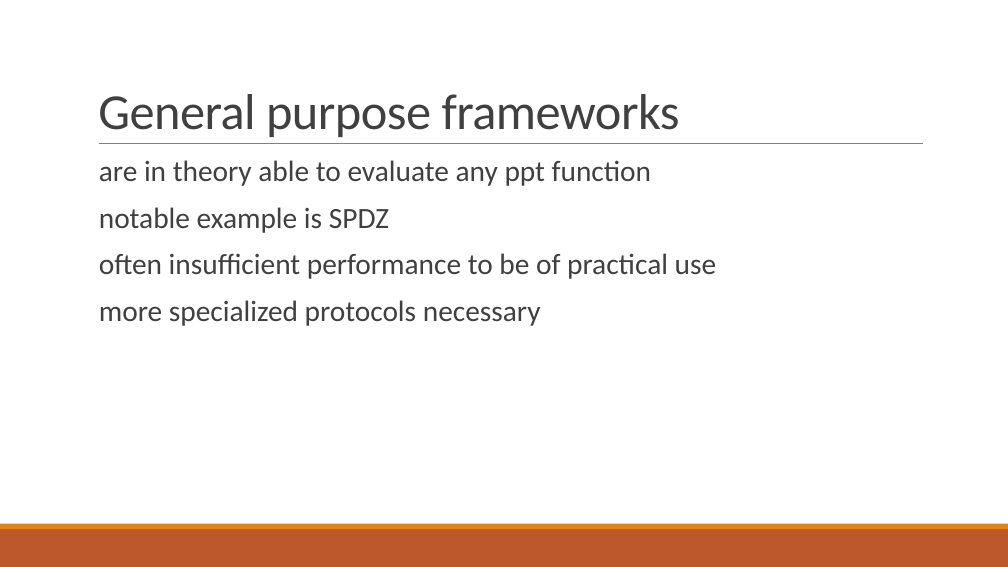
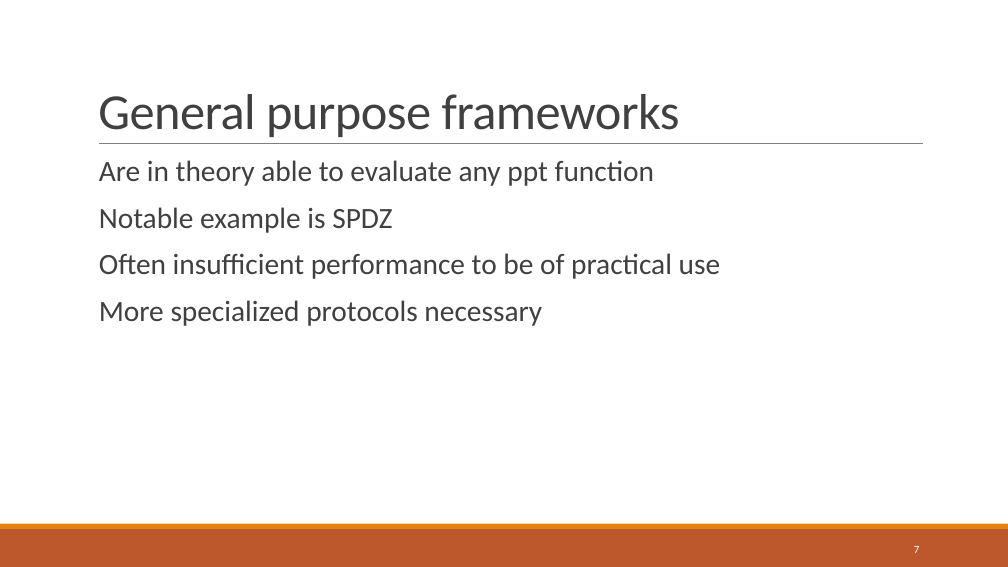
Before and after one commit to niklasUPB/thesis, a slide deck: slide 7 of thesis/Abschlussvortrag.pptx. Drawn at 1008x567 pixels with LibreOffice and Linux fonts; fonts in the diff are those of the drawing. Boxes give left, top, right and bottom in pixels: in the first picture for what was removed or moved away, otherwise in the second. Text is boxed around its words. In the diff, an @@ line names an element or a change of style, - is before the commit and + after.

```diff
--- a/thesis/Abschlussvortrag.pptx
+++ b/thesis/Abschlussvortrag.pptx
@@ text at <box>99,160,721,326</box>: text changed @@
-  are in theory able to evaluate any ppt function
-  notable example is SPDZ
-  often insufficient performance to be of practical use
-  more specialized protocols necessary
+  Are in theory able to evaluate any ppt function
+  Notable example is SPDZ
+  Often insufficient performance to be of practical use
+  More specialized protocols necessary
@@ page number added at <box>914,546,920,553</box>, 10.5 pt, text #FFFFFF @@
+7
```
Also in this commit, not shown: 25 other slides changed.
